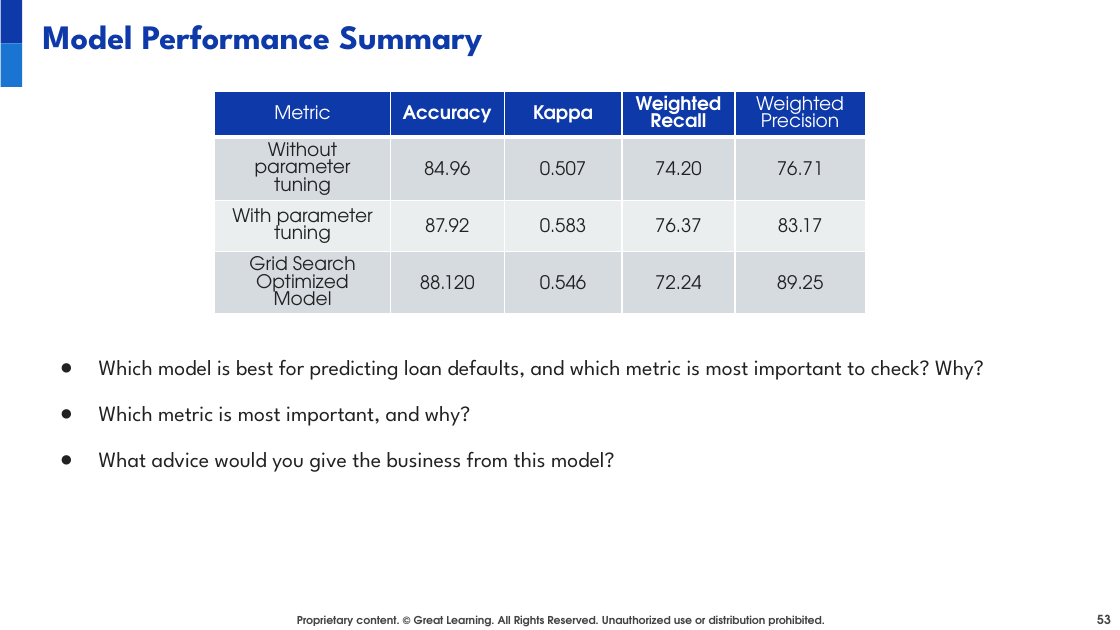
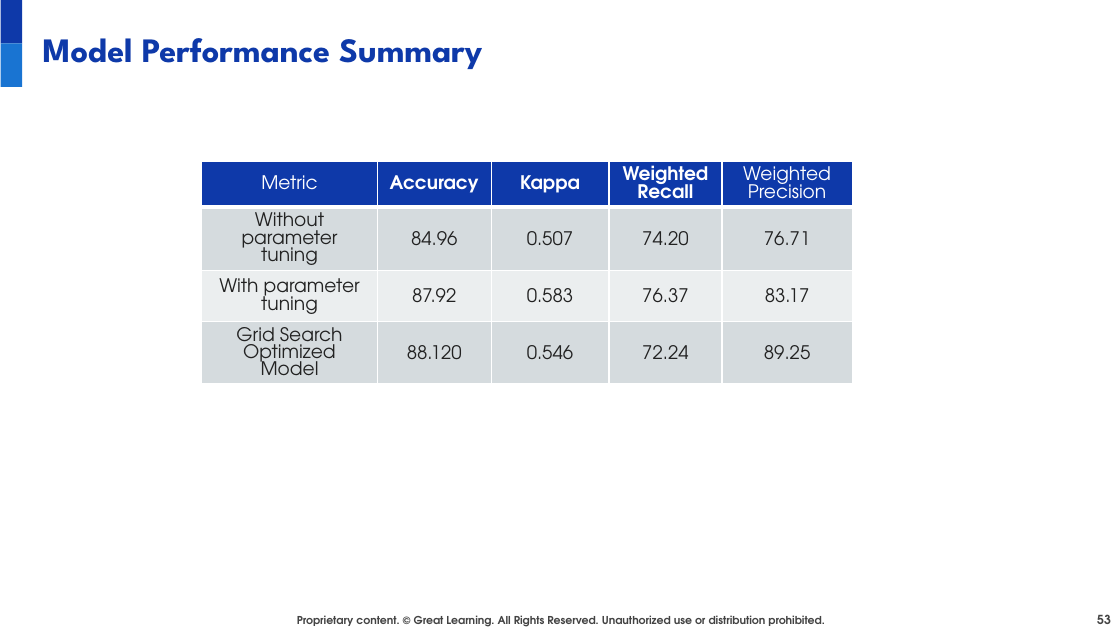
Before and after one commit to juanbucz/GreatLearning-TermProjects, a slide deck: slide 53 of Neural Networks - Loan Default/Loan Default Prediction Presentation - Business Interpretation - John Buczkowski.pptx. Drawn at 1120x630 pixels with LibreOffice and Linux fonts; fonts in the diff are those of the drawing; background and template pictures are left out. Boxes give left, top, right and bottom in pixels: in the first picture for what was removed or moved away, otherwise in the second. Text is boxed around its words. In the diff, an @@ line names an element or a change of style, - is before the commit and + after.

Commit message:
GL NN Loan Default Prediction Presentation - Completed models analysis and comparisons

```diff
--- a/Neural Networks - Loan Default/Loan Default Prediction Presentation - Business Interpretation - John Buczkowski.pptx
+++ b/Neural Networks - Loan Default/Loan Default Prediction Presentation - Business Interpretation - John Buczkowski.pptx
@@ text "Model Performance Summary": place and size @@
-text "Model Performance Summary" at [43,25,482,56]
+text "Model Performance Summary" at [43,38,482,69]
@@ table: place and size @@
-table at [215,91,866,318]
+table at [202,161,852,388]
@@ text removed at [99,359,984,472] @@
-● Which model is best for predicting loan defaults, and which metric is most important to check? Why?
-● Which metric is most important, and why?
-● What advice would you give the business from this model?
```
Also in this commit, not shown: 3 slides added.
